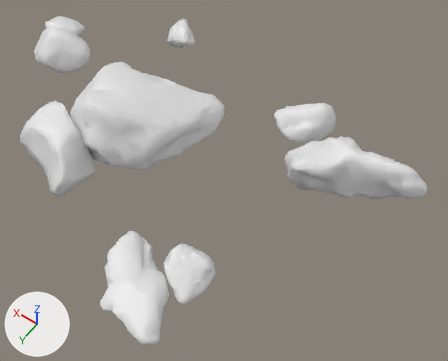
The FBX model Assets/Models/Rocks/hugerocks1lod0.fbx as it was, and as the next commit left it.
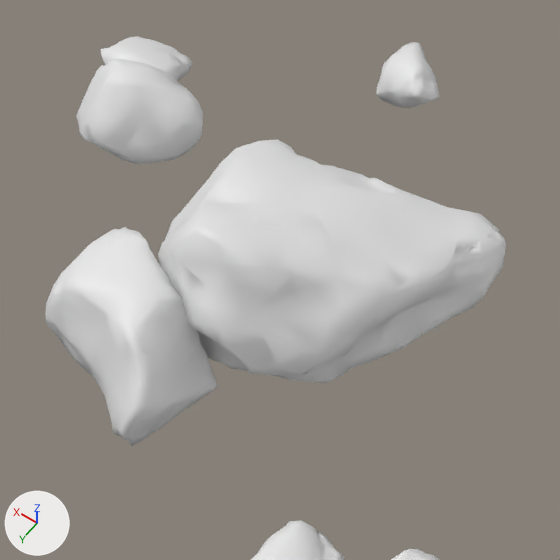
Old and new are each drawn whole from a camera (50 mm lens) standing at (-8.41, 8.56, 12.54) and looking at (-2.56, 0.37, -0.33) and again close up on the part from 0% to 55% of the width and 0% to 69% of the height. Every picture has the same lights, and +X, +Y and +Z are marked at lower left. Where no turn or scale is listed for an object, it has been applied to the vertices.

Objects in the first close-up: '6L.002'.
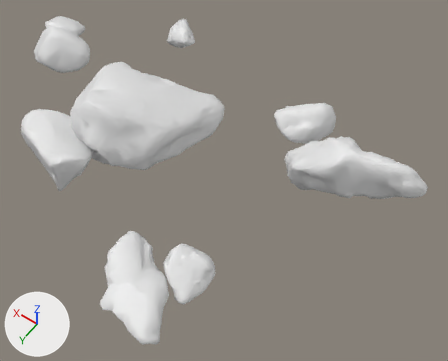
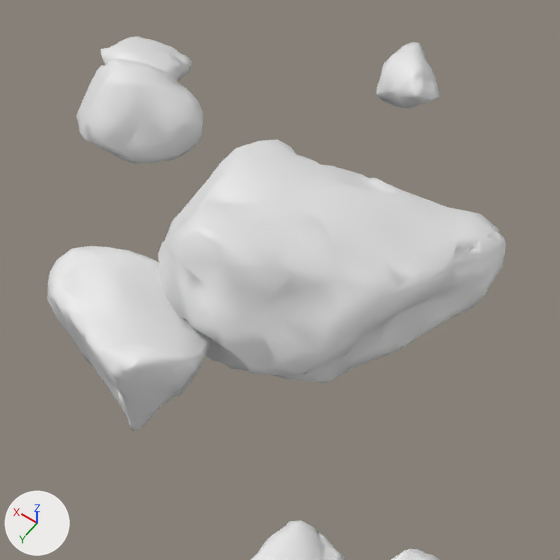
Location of each change, (x1, y1, x2, y2) in pixels of the close-ups (560 x 560 px; the box of a moved part takes in the faces that stretch with it):
'6L.002', reshaped
    before: (45, 36, 506, 560)
    after: (47, 36, 506, 560)
part 1 of me_aset_nature_rock_m_vmjcfdv_lod0_007, moved or reshaped
    before: (45, 227, 218, 446)
    after: (47, 246, 212, 431)

Patch to the scene script:
```diff
--- a/Assets/Models/Rocks/hugerocks1lod0.fbx.py
+++ b/Assets/Models/Rocks/hugerocks1lod0.fbx.py
@@ me_aset_nature_rock_m_vmjcfdv_lod0_007 @@
 me_aset_nature_rock_m_vmjcfdv_lod0_007.from_pydata(...)  # 3205 vertices, 6374 faces; spans x -7.16..5.7, y -4.1..5.22, z -1.12..1.89
 # used by ob_6l_002; location = (0.0, 0.0, 0.0)
+# me_aset_nature_rock_m_vmjcfdv_lod0_007 part 1: the loose piece of 430 vertices spanning x 0.11..2.46, y 1.5..3.48, z -0.26..1.15 is multiplied about its middle by the matrix ((0.9, -0.281, -0.334), (-0.33, 0.064, -0.942), (0.286, 0.958, -0.035)), then moved by (-0.04, -0.12, -0.01)
 me_aset_nature_rock_m_vmjcfdv_lod0_007.materials.append(mat_material)
```
